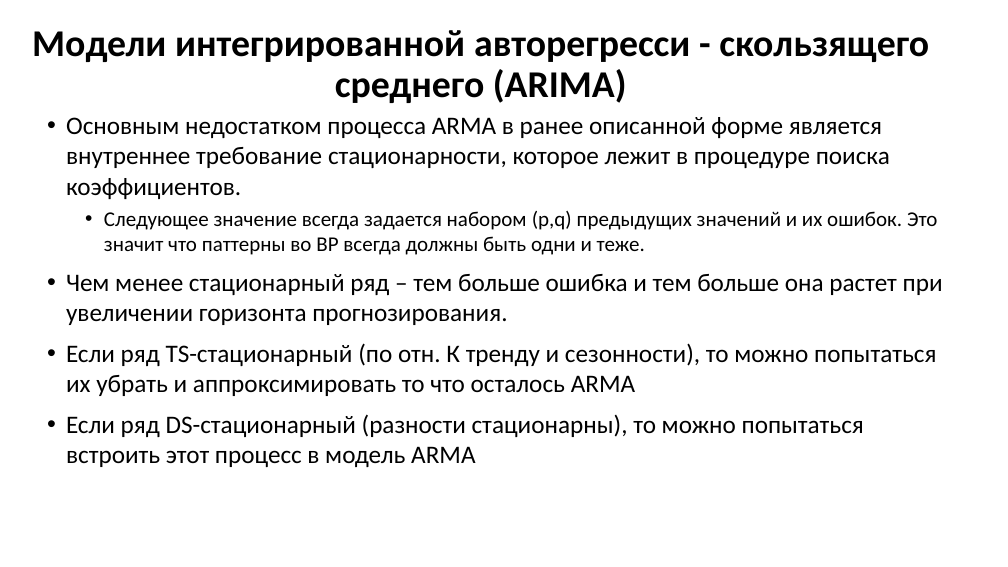
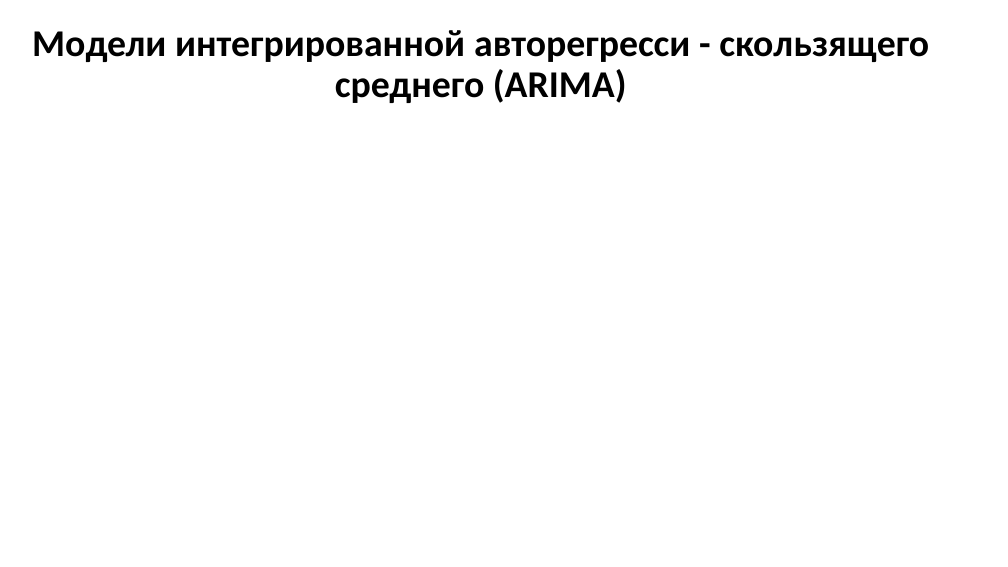
Before and after one commit to MVRonkin/TimeSeriesCourse, a slide deck: slide 20 of 2025/LEC/04-1 ARIMA new.pptx. Drawn at 1008x567 pixels with LibreOffice and Linux fonts; fonts in the diff are those of the drawing; grey boxes stand for pictures. Boxes give left, top, right and bottom in pixels: in the first picture for what was removed or moved away, otherwise in the second. Text is boxed around its words. In the diff, an @@ line names an element or a change of style, - is before the commit and + after.

```diff
--- a/2025/LEC/04-1 ARIMA new.pptx
+++ b/2025/LEC/04-1 ARIMA new.pptx
@@ text removed at (66, 117, 943, 467) @@
-• Основным недостатком процесса ARMA в ранее описанной форме является внутреннее требование стационарности, которое лежит в процедуре поиска коэффициентов.
-  • Следующее значение всегда задается набором (p,q) предыдущих значений и их ошибок. Это значит что паттерны во ВР всегда должны быть одни и теже.
-• Чем менее стационарный ряд – тем больше ошибка и тем больше она растет при увеличении горизонта прогнозирования.
-• Если ряд TS-стационарный (по отн. К тренду и сезонности), то можно попытаться их убрать и аппроксимировать то что осталось ARMA
-• Если ряд DS-стационарный (разности стационарны), то можно попытаться встроить этот процесс в модель ARMA
```
Also in this commit, not shown: 5 other slides changed, 33 slides added.
